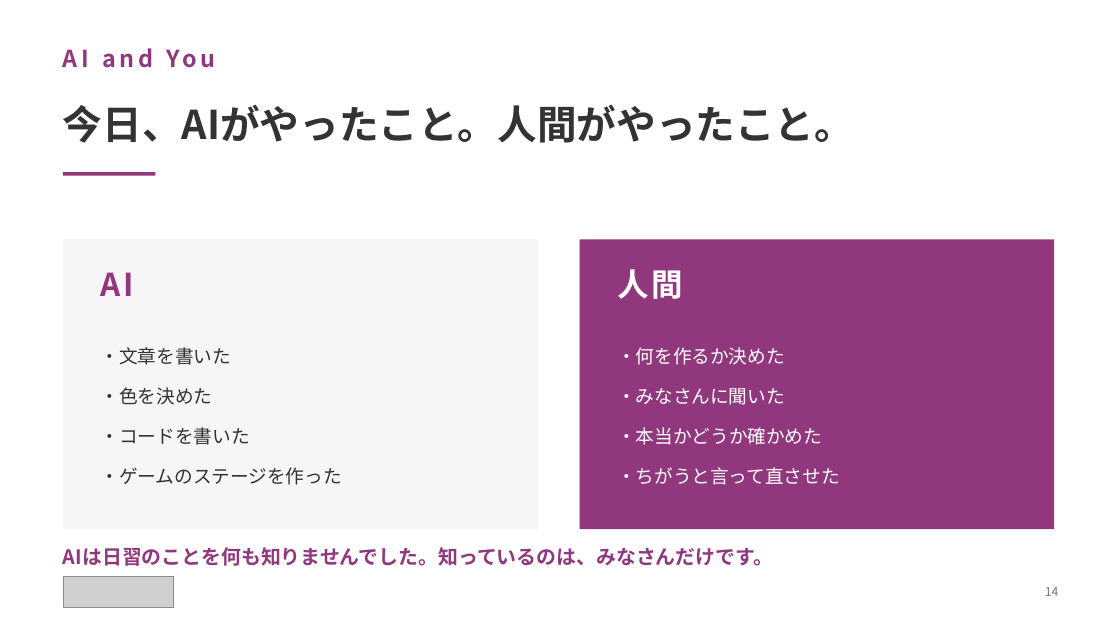
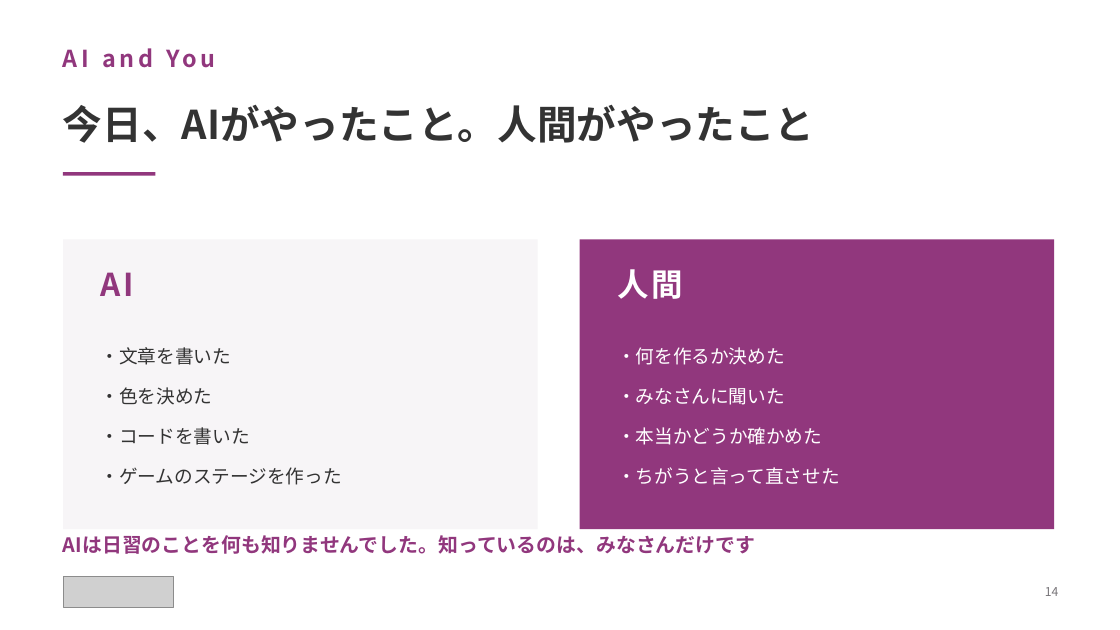
Before and after one commit to yutakaJssst/narashino-visit-1, a slide deck: slide 14 of slides/nichinara20260908.pptx. Drawn at 1120x630 pixels with LibreOffice and Linux fonts; fonts in the diff are those of the drawing; grey boxes stand for pictures. Boxes give left, top, right and bottom in pixels: in the first picture for what was removed or moved away, otherwise in the second. Text is boxed around its words. In the diff, an @@ line names an element or a change of style, - is before the commit and + after.

```diff
--- a/slides/nichinara20260908.pptx
+++ b/slides/nichinara20260908.pptx
@@ text at bbox=[63, 105, 815, 143]: text changed @@
-今日、AIがやったこと。人間がやったこと。
+今日、AIがやったこと。人間がやったこと
@@ text at bbox=[63, 535, 755, 554]: text changed @@
-AIは日習のことを何も知りませんでした。知っているのは、みなさんだけです。
+AIは日習のことを何も知りませんでした。知っているのは、みなさんだけです
```
Also in this commit, not shown: 15 other slides changed, 2 other files.
